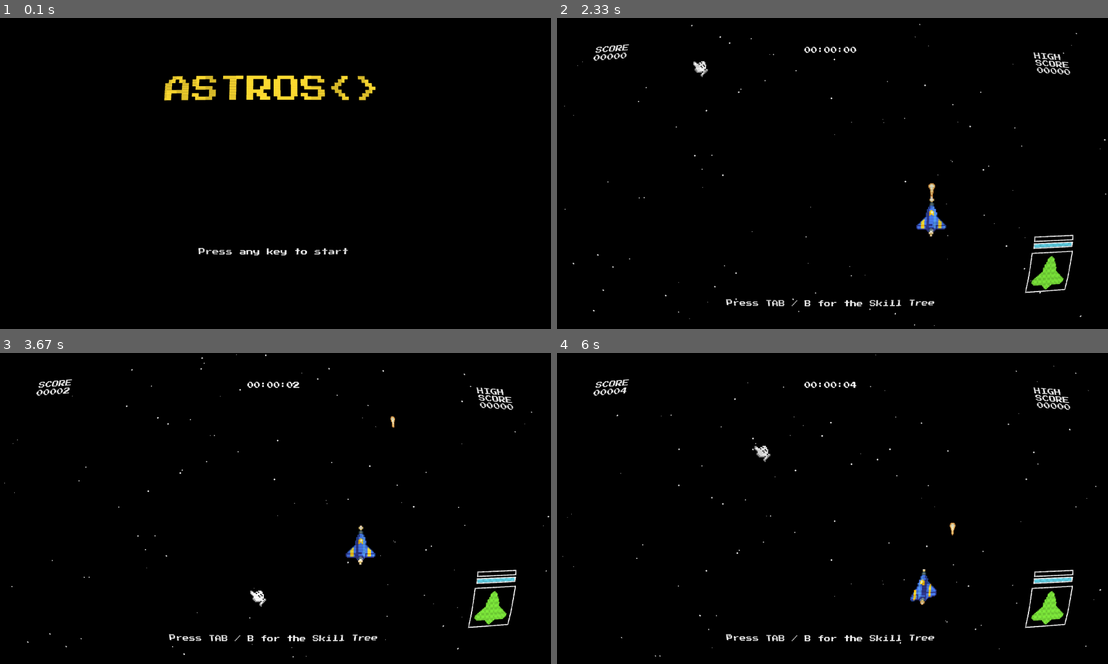
Above: before the commit, frames 1-4 (two rows, left to right).
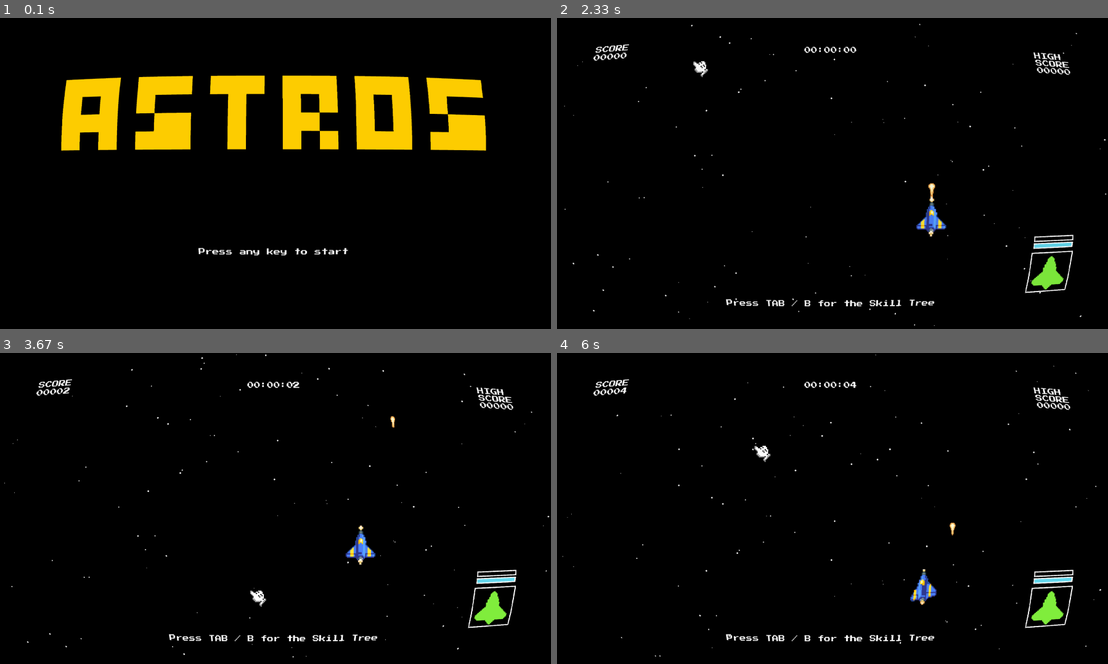
Above: after the commit, the same moments.

Repository: isGoodSoup/astros
Game: pygame game, started from main.py
The game is run twice, just before and just after one commit, with the same random seed, the same clock (stepped at 60 frames per second) and the same inputs.
Inputs (mouse positions are in pixels of both pictures, inside the frame that each line leads up to):
- Up to frame 1 (0.1 s): no input
- Up to frame 2 (2.33 s): tap Enter at 0.33 s; hold Right 1.67-2.13 s; move the mouse to (1030, 282) at 1.7 s; hold Up from 2.17 s (still down); move the mouse to (683, 58) at 2.2 s; tap Space at 2.23 s
- Up to frame 3 (3.67 s): release Up at 2.47 s; hold Right 2.5-2.97 s; move the mouse to (143, 446) at 2.53 s; tap Space at 2.57, 2.87, 3.07, 3.37, 3.63 s; hold Left 3-3.53 s; move the mouse to (77, 499) at 3.03 s; hold Down from 3.57 s (still down); move the mouse to (247, 589) at 3.6 s
- Up to frame 4 (6 s): release Down at 3.87 s; hold Left 3.9-4.3 s; move the mouse to (838, 542) at 3.93 s; tap Space at 3.97, 4.27, 4.4, 4.8, 5.1, 5.47, 5.87 s; hold Up 4.33-4.7 s; move the mouse to (810, 455) at 4.37 s; hold Right 4.73-5.37 s; move the mouse to (1041, 626) at 4.77 s; hold Down 5.4-5.77 s; move the mouse to (975, 558) at 5.43 s; hold Left from 5.8 s (still down); move the mouse to (749, 443) at 5.83 s

The runs differ from the first frame. In frame 1, 11% of the frame differs, in the area x 11-89%, y 18-76%; in frame 2, 0.4%; in frame 3, 0.4%; in frame 4, 0.5%.

Commit message:
remove: curved corner scanlines

Diff:
--- a/main.py
+++ b/main.py
@@ -41,6 +41,9 @@
         self.crt = CRT(self.screen, style=1, virtual_resolution=(1920, 1080),cpu_only=False)
         self.crt.prog['curvature'].value = 0.7
         self.font = "assets/ui/PressStart2P.ttf"
+        self.logo_img = pygame.image.load("assets/ui/logo.png")
+        self.logo_img = pygame.transform.scale(self.logo_img,
+            (self.logo_img.get_width() * 4, self.logo_img.get_height() * 4))
         self.cursor_sprite = pg.image.load("assets/ui/cursor.png")
         self.game_font = pg.font.Font(self.font, 96)
         self.text_font = pg.font.Font(self.font, 24)
@@ -76,15 +79,14 @@
                 self.last_blink = now
 
             colors = [(255, 255, 255), (0, 0, 0, 0)]
-            title = self.game_font.render("ASTROS<>", True, (255, 220, 50))
             start = self.text_font.render("Press any key to start", True,
                                           colors[self.count % 2])
             title_y = 200
             self.render_surface.fill((0, 0, 0))
             surface_width, surface_height = self.render_surface.get_size()
-            title_x = surface_width // 2 - title.get_width() // 2
+            title_x = surface_width // 2 - self.logo_img.get_width() // 2
             start_x = surface_width // 2 - start.get_width() // 2
-            self.render_surface.blit(title, (title_x, title_y))
+            self.render_surface.blit(self.logo_img, (title_x, title_y))
             self.render_surface.blit(start, (start_x, title_y + 600))
             self.screen.blit(pg.transform.scale(self.render_surface, self.screen_size),(0, 0))
             if alpha > 0:
--- a/shaders/FRAGMENT_SHADER.glsl
+++ b/shaders/FRAGMENT_SHADER.glsl
@@ -27,7 +27,7 @@
             color = vec4(0.0, 0.0, 0.0, 1.0);
         } else {
             color = vec4(texture(Texture, v_text2).rgb, 1.0);
-            float fv = fract(v_text2.y * float(textureSize(Texture,0).y));
+            float fv = fract(v_text.y * float(textureSize(Texture,0).y));
             fv = min(1.0, 0.8 + 0.5 * min(fv, 1.0-fv));
             color.rgb *= fv;
         }
